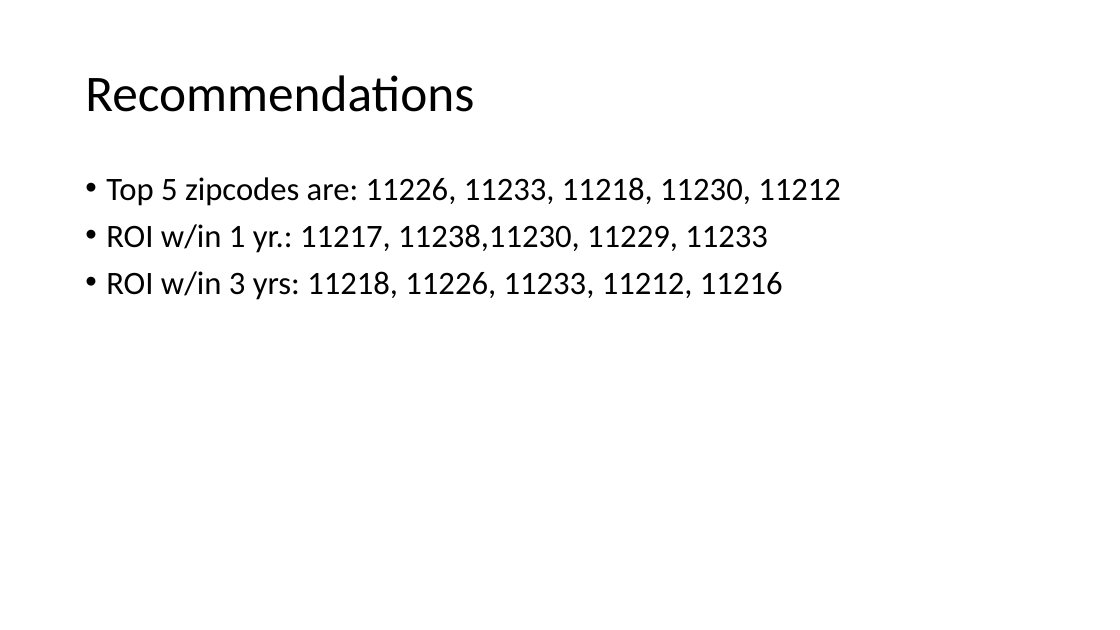
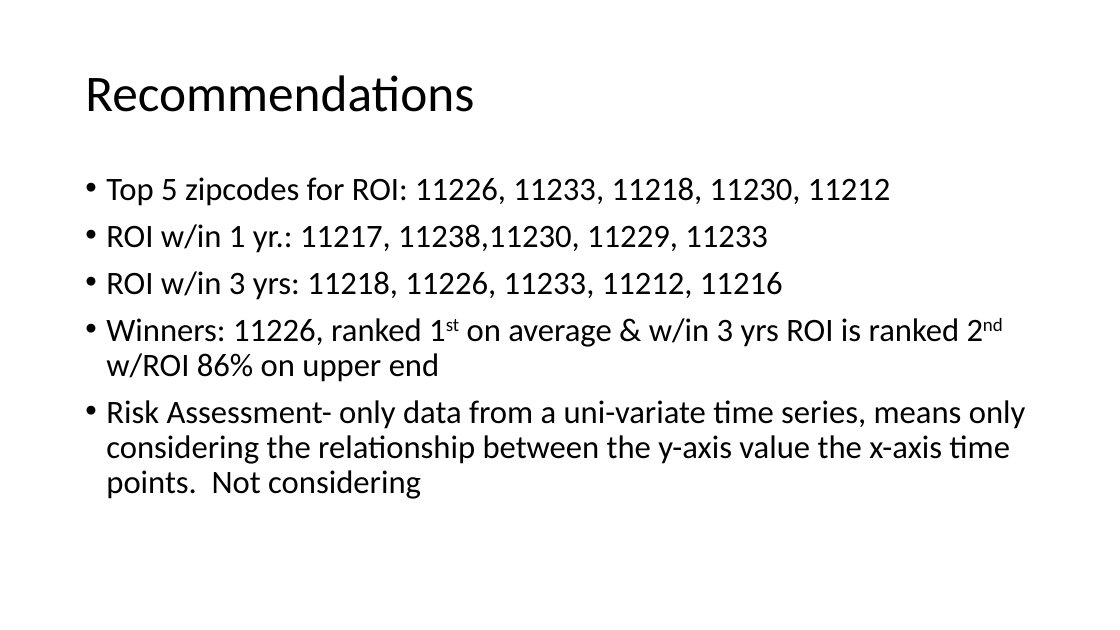
Before and after one commit to davidrtorres/Model-4-Brooklyn-Real-Estate-Investment, a slide deck: slide 9 of zillow_ts.pptx (slide 8 before the commit). Drawn at 1120x630 pixels with LibreOffice and Linux fonts; fonts in the diff are those of the drawing. Boxes give left, top, right and bottom in pixels: in the first picture for what was removed or moved away, otherwise in the second. Text is boxed around its words. In the diff, an @@ line names an element or a change of style, - is before the commit and + after.

```diff
--- a/zillow_ts.pptx
+++ b/zillow_ts.pptx
@@ text at box(106, 177, 891, 206): text changed @@
-• Top 5 zipcodes are: 11226, 11233, 11218, 11230, 11212
+• Top 5 zipcodes for ROI: 11226, 11233, 11218, 11230, 11212
@@ text at box(106, 318, 1026, 499): paragraphs added @@
+• Winners: 11226, ranked 1st on average & w/in 3 yrs ROI is ranked 2nd w/ROI 86% on upper end
+• Risk Assessment- only data from a uni-variate time series, means only considering the relationship between the y-axis value the x-axis time points. Not considering
```
Also in this commit, not shown: 1 other slide changed, 1 slide added, 1 other file.
